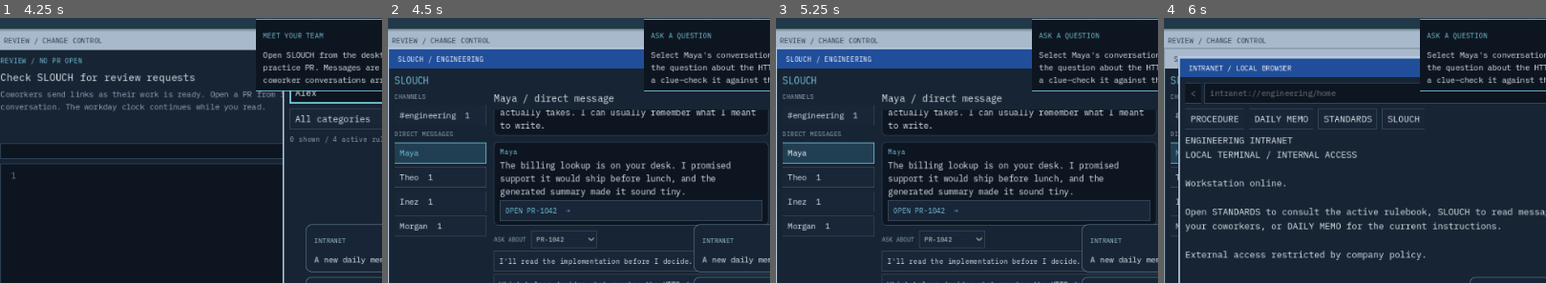
Above: before the commit, frames 1-4 (left to right).
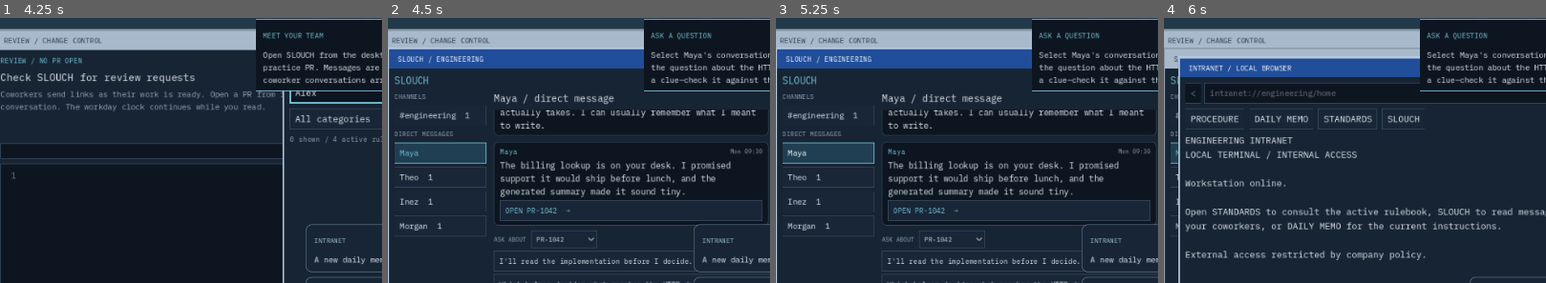
Above: after the commit, the same moments.

Repository: exponent-to/last-review
Game: Godot game, scene res://native/main.tscn
The game is run twice, just before and just after one commit, with the same random seed, the same clock (stepped at 60 frames per second) and the same inputs.
Inputs (mouse positions are % of the whole screen's width and height, from its top left):
- Up to frame 1 (4.25 s): click "New Game" at 0.5 s; click "START ORIENTATION" at 1.25 s; click (15, 25) at 2.02 s; click (15, 37) at 2.77 s; click (73, 33) at 3.52 s; type "Alex" at 3.6 s
- Up to frame 2 (4.5 s): click (15, 49) at 4.27 s
- Up to frame 3 (5.25 s): click "Maya" at 5 s
- Up to frame 4 (6 s): click (15, 60) at 5.77 s
The pictures show only the part of the screen within x 22-72%, y 19-69%; the shares and areas given below are measured in that part.

Frame 1 is identical in both runs. In frame 2, less than 0.1% of the frame differs, in the area x 89-98%, y 49-52%; in frame 3, less than 0.1%; in frame 4, nothing differs.

Commit message:
fix: order Slouch conversations by stable send timestamps

Diff:
--- a/content/chat.gd
+++ b/content/chat.gd
@@ -19,13 +19,43 @@
 	return _content
 
 
-static func _append(history: Array, author: String, text: String, kind: String, pr_id: String = "") -> void:
+static func _append(history: Array, author: String, text: String, kind: String, pr_id: String = "", day: int = 1, seconds: float = 0.0, sequence: int = -100) -> void:
 	if text.is_empty():
 		return
-	var message := {"author": author, "text": text, "kind": kind}
+	var message := {"author": author, "text": text, "kind": kind,
+		"sent_day": day, "sent_seconds": seconds, "sent_order": sequence,
+		"id": "%d|%s|%s|%s|%s" % [day, author, kind, pr_id, text.sha256_text()]}
 	if not pr_id.is_empty():
 		message["pr_id"] = pr_id
 	history.append(message)
+
+
+static func timestamp(message: Dictionary) -> String:
+	var minutes := 540 + int(floor(float(message.sent_seconds) * 1.5))
+	var days := ["Mon", "Tue", "Wed", "Thu", "Fri"]
+	return "%s %02d:%02d" % [days[(int(message.sent_day) - 1) % days.size()], int(minutes / 60), minutes % 60]
+
+
+static func _chronological(history: Array) -> Array:
+	# Arrival time first, then the saved command order for actions on the same tick.
+	# Never use the current clock or catalog iteration order for sent messages.
+	history.sort_custom(func(a: Dictionary, b: Dictionary) -> bool:
+		for field: String in ["sent_day", "sent_seconds", "sent_order"]:
+			if a[field] != b[field]: return a[field] < b[field]
+		return str(a.id) < str(b.id))
+	var start := maxi(0, history.size() - HISTORY_LIMIT)
+	if start > 0 and history[start].kind == "response": start += 1
+	return history.slice(start).duplicate(true)
+
+
+static func _event_order(state: Dictionary, kind: String, pr_id: String, reply_id: String = "", fallback: int = 0) -> int:
+	var actions: Array = state.get("actions", [])
+	for index in range(actions.size()):
+		var event: Dictionary = actions[index]
+		if event.get("type") == kind and event.get("pr_id") == pr_id and (reply_id.is_empty() or event.get("reply_id") == reply_id):
+			return (index + 1) * 2
+	# Older/synthetic saves without a journal still retain reply-array order.
+	return (fallback + 1) * 2
 
 
 static func _decision_for(state: Dictionary, pr_id: String) -> Dictionary:
@@ -93,9 +123,11 @@
 static func _request_history(history: Array, state: Dictionary, contact: String, request: Dictionary) -> void:
 	var pr_id := str(request.id)
 	var packet: Dictionary = _authored().get("requests", {}).get(pr_id, {})
-	_append(history, contact, str(packet.get("request", "")), "request", pr_id)
+	_append(history, contact, str(packet.get("request", "")), "request", pr_id, int(request.day), Catalog.arrival_seconds(pr_id), -1)
 	var seen: Array = []
-	for saved: Dictionary in state.get("chat_replies", []):
+	var replies: Array = state.get("chat_replies", [])
+	for index in range(replies.size()):
+		var saved: Dictionary = replies[index]
 		if saved.get("contact") != contact or saved.get("pr_id") != pr_id:
 			continue
 		var reply_id := str(saved.get("reply_id", ""))
@@ -105,13 +137,19 @@
 		if option.is_empty():
 			continue
 		seen.append(reply_id)
-		_append(history, "You", str(option.text), "reply")
-		_append(history, contact, str(option.response), "response")
+		var day := int(saved.get("day", request.day))
+		var seconds := float(saved.get("shift_seconds", Catalog.arrival_seconds(pr_id)))
+		var sequence := _event_order(state, "chat-reply", pr_id, reply_id, index)
+		_append(history, "You", str(option.text), "reply", "", day, seconds, sequence)
+		history[-1].id = contact + "|" + pr_id + "|" + reply_id + "|reply"
+		_append(history, contact, str(option.response), "response", "", day, seconds, sequence + 1)
+		history[-1].id = contact + "|" + pr_id + "|" + reply_id + "|response"
 		history[-1]["reply_key"] = contact + "|" + pr_id + "|" + reply_id
 	var decision := _decision_for(state, pr_id)
 	if not decision.is_empty():
 		# Reactions follow the chosen verdict; audit correctness is never consulted.
-		_append(history, contact, str(packet.get(str(decision.get("verdict", "")), "")), "reaction")
+		_append(history, contact, str(packet.get(str(decision.get("verdict", "")), "")), "reaction", "", int(request.day), float(decision.get("shift_seconds", 360)), _event_order(state, "review", pr_id, "", replies.size()))
+		history[-1].id = contact + "|" + pr_id + "|reaction"
 
 
 static func messages(state: Dictionary, contact: String) -> Array:
@@ -124,31 +162,31 @@
 	if contact == "company":
 		for notice: Dictionary in authored.get("company", []):
 			if int(notice.day) <= int(state.get("day", 1)):
-				_append(history, str(notice.author), str(notice.text), "notice")
+				_append(history, str(notice.author), str(notice.text), "notice", "", int(notice.day), 0)
 		if int(state.get("autonomy", 0)) >= 65:
 			_append(history, "Operations", "Helios has been added to the approval planning channel. The next staffing discussion is being prepared from its recommendations.", "ambient")
 		elif int(state.get("autonomy", 0)) >= 35:
 			_append(history, "Operations", "Helios is being copied on implementation handoffs now. Please keep a human owner named in the thread.", "ambient")
 		var active_id := str(state.get("active_request_id", ""))
 		if state.get("phase") == "review" and not active_id.is_empty() and active_id in state.get("consulted_requests", []):
-			_append(history, "Helios", "I've attached my recommendation to the open review. You can refer to it while preparing your decision.", "notice")
+			for event: Dictionary in state.get("actions", []):
+				if event.get("type") == "consult-ai" and event.get("pr_id") == active_id:
+					_append(history, "Helios", "I've attached my recommendation to the open review. You can refer to it while preparing your decision.", "notice", "", int(event.day), float(event.shift_seconds), _event_order(state, "consult-ai", active_id))
+					history[-1].id = "consult|" + active_id
+					break
 		if state.get("phase") == "complete":
-			_append(history, "Operations", "Your review assignment has closed. Keep the conversation history; ownership questions may come back after the rollout.", "notice")
+			_append(history, "Operations", "Your review assignment has closed. Keep the conversation history; ownership questions may come back after the rollout.", "notice", "", int(state.get("day", 1)), 360, 100)
 	else:
 		var person: Dictionary = authored.get("contacts", {}).get(contact, {})
 		_append(history, contact, str(person.get("intro", "")), "intro")
 		var relationship := int(state.get("coworkers", {}).get(contact, 50))
 		var tone := "warm" if relationship >= 65 else ("distant" if relationship <= 35 else "neutral")
 		if tone != "neutral":
-			_append(history, contact, str(person.get(tone, "")), "ambient")
+			_append(history, contact, str(person.get(tone, "")), "ambient", "", 1, 0, -90)
 		for request: Dictionary in Catalog.requests():
 			if request.author == contact and _arrived(state, request):
 				_request_history(history, state, contact, request)
-	var start := maxi(0, history.size() - HISTORY_LIMIT)
-	# Do not start a clipped history with a response whose player reply was removed.
-	if start > 0 and history[start].kind == "response":
-		start += 1
-	return history.slice(start).duplicate(true)
+	return _chronological(history)
 
 
 static func _manager_messages(state: Dictionary) -> Array:
@@ -156,6 +194,7 @@
 	var copy: Dictionary = _authored().get("manager", {})
 	_append(history, "Morgan / Engineering Manager", str(copy.get("intro", "")), "intro")
 	for shift: Dictionary in state.get("shift_history", []):
+		var first := history.size()
 		var had_incident := false
 		var had_friction := false
 		var held := false
@@ -176,6 +215,11 @@
 		elif not had_incident and not had_friction:
 			_append(history, "Morgan", str(copy.held if held else copy.quiet), "notice")
 		_append(history, "Morgan", str(copy.closing), "notice")
+		for index in range(first, history.size()):
+			history[index].sent_day = int(shift.day)
+			history[index].sent_seconds = 360.0
+			history[index].sent_order = index - first
+			history[index].id = str(shift.day) + "|" + history[index].id
 	if state.get("phase") == "complete":
 		var ending := "The assignment is over. We're keeping human review, although leadership wants a closer look at how it works. You'll hear from me about the next rotation."
 		if int(state.get("autonomy", 0)) >= 70:
@@ -183,5 +227,5 @@
 		elif int(state.get("trust", 0)) < 40:
 			ending = "I'm moving you to the incident queue for the next rotation. Someone will sit with you on reviews for a while. We should talk before you head out."
 		if int(state.get("stress", 0)) >= 70: ending += " You look exhausted. Please take tonight off."
-		_append(history, "Morgan", ending, "notice")
-	return history.slice(maxi(0, history.size() - HISTORY_LIMIT)).duplicate(true)
+		_append(history, "Morgan", ending, "notice", "", int(state.get("day", 1)), 360, 100)
+	return _chronological(history)
--- a/native/interface.gd
+++ b/native/interface.gd
@@ -837,13 +837,10 @@
 	for contact: String in _chat_contacts:
 		var messages: Array = _visible_chat_messages(contact)
 		var seen: Dictionary = _chat_seen.get(contact, {})
-		var occurrences: Dictionary = {}
 		var incoming: Array = []
 		for message: Dictionary in messages:
 			if message.author == "You": continue
-			var signature := JSON.stringify(message)
-			occurrences[signature] = int(occurrences.get(signature, 0)) + 1
-			var key := signature + ":" + str(occurrences[signature])
+			var key := str(message.id)
 			if not seen.has(key):
 				seen[key] = true
 				incoming.append(message)
@@ -913,8 +910,10 @@
 		row.add_child(panel)
 		if not outgoing: row.add_child(gap)
 		var body: VBoxContainer = _column(_margin(panel, 10, 8), 5)
-		var author := _label(body, str(message.get("author", "")), 12, Color("b6cfe5") if outgoing else CYAN)
-		author.horizontal_alignment = HORIZONTAL_ALIGNMENT_RIGHT if outgoing else HORIZONTAL_ALIGNMENT_LEFT
+		var heading := _row(body, 8)
+		var author := _label(heading, str(message.get("author", "")), 12, Color("b6cfe5") if outgoing else CYAN)
+		author.size_flags_horizontal = Control.SIZE_EXPAND_FILL
+		_label(heading, Chat.timestamp(message), 10, DIM)
 		_paragraph(body, str(message.get("text", "")), 14, TEXT)
 		if message.has("pr_id"):
 			var pr_id: String = str(message.pr_id)
--- a/tests/test_chat.gd
+++ b/tests/test_chat.gd
@@ -14,6 +14,7 @@
 	_test_replies()
 	_test_reactions()
 	_test_expired_history()
+	_test_chronology()
 	_test_purity()
 	_test_history_and_contract()
 	print("Team chat checks: %d passed, %d failed." % [checks - failures, failures])
@@ -206,9 +207,44 @@
 		_check(history.size() <= Chat.HISTORY_LIMIT, "Large conversation histories must remain bounded.")
 		_check(history.is_empty() or history[0].kind != "response", "Truncation must not orphan a coworker response from the player's reply.")
 		for message: Dictionary in history:
-			_check(message.has_all(["author", "text", "kind"]) and message.size() in [3, 4], "Messages retain author/text/kind and optional internal request or response metadata.")
+			_check(message.has_all(["author", "text", "kind", "id", "sent_day", "sent_seconds", "sent_order"]) and message.size() in [7, 8], "Messages retain author/text/kind and optional internal request or response metadata.")
 			_check(forbidden.search(message.text) == null, "Chat prose must not reveal scores, queue totals, audit rule IDs, or external URLs.")
 			if message.has("pr_id"):
 				_check(known.has(message.pr_id) and known[message.pr_id].author == contact, "Every link must identify an authored request from this coworker.")
 	state.phase = "complete"
 	_check(_kind(Chat.messages(state, "company"), "notice")[-1].text.contains("assignment has closed"), "Completion keeps a qualitative company notice.")
+
+
+func _test_chronology() -> void:
+	# A reviewer can ask about a later PR and then return to an older one.
+	var original := Catalog.requests()
+	var packets := original.duplicate(true)
+	packets[1].author = packets[0].author
+	Catalog._requests = packets
+	var first: Dictionary = packets[0]
+	var second: Dictionary = packets[1]
+	var state := _state(1, 300)
+	_save_choice(state, second, "clarify")
+	state.shift_seconds = 310
+	_save_choice(state, first, "clarify")
+	var history := Chat.messages(state, str(first.author))
+	var answers := _kind(history, "response")
+	_check(answers.size() == 2 and answers[0].reply_key.contains(str(second.id)) and answers[1].reply_key.contains(str(first.id)), "Replies to older PRs stay after replies already sent about newer PRs.")
+	_check(_kind(history, "request").size() == 2 and history[1].kind == "request" and history[2].kind == "request", "Delivered PR messages keep their arrival positions instead of grouping with later replies.")
+	state.shift_seconds = 350
+	_check(Chat.messages(state, str(first.author)) == history, "Advancing the clock cannot change sent timestamps, IDs, or message order.")
+	state.chat_replies[1].shift_seconds = 300
+	history = Chat.messages(state, str(first.author))
+	answers = _kind(history, "response")
+	_check(answers[0].reply_key.contains(str(second.id)) and answers[1].reply_key.contains(str(first.id)), "Same-tick replies retain saved send order across PRs, including the untimed tutorial.")
+	state.actions = [
+		{"type": "chat-reply", "pr_id": second.id, "reply_id": "clarify"},
+		{"type": "review", "pr_id": second.id},
+		{"type": "chat-reply", "pr_id": first.id, "reply_id": "clarify"}]
+	state.decisions = [{"pr_id": second.id, "verdict": "approve", "shift_seconds": 300}]
+	history = Chat.messages(state, str(first.author))
+	_check(history[5].kind == "reaction" and history[6].kind == "reply", "The action journal orders a review reaction between two questions sent on the same tick.")
+	var saved: Dictionary = JSON.parse_string(JSON.stringify(state))
+	_check(Chat.messages(saved, str(first.author)) == history, "Chronological history survives save/load without new or reordered messages.")
+	_check(Chat.timestamp(history[-1]) == "Mon 16:30", "Bubble timestamps use the same accelerated office clock as the desktop.")
+	Catalog._requests = original
Not shown, changed: docs/interface.md
Not shown, changed: docs/verification.md
